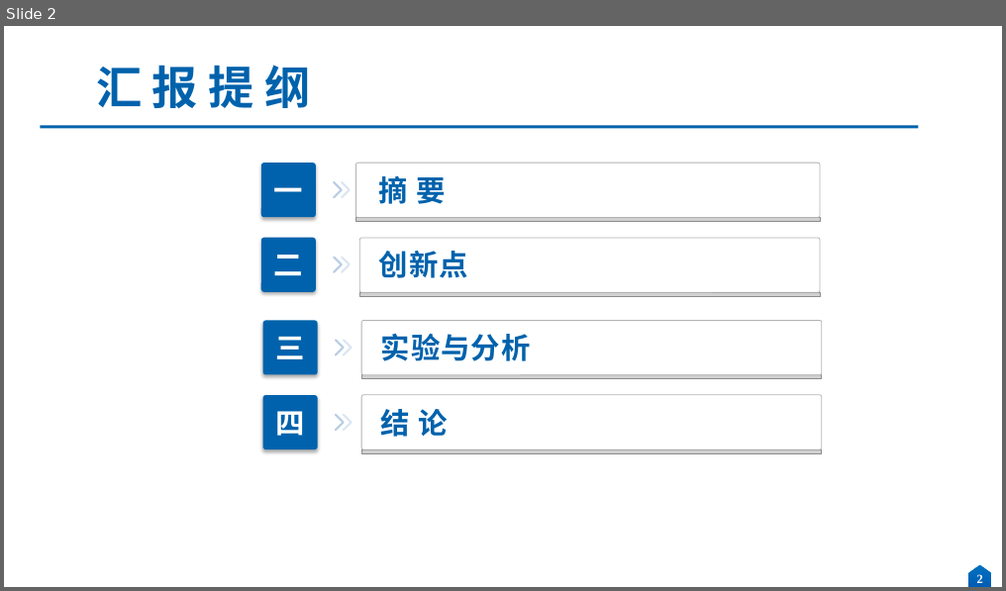
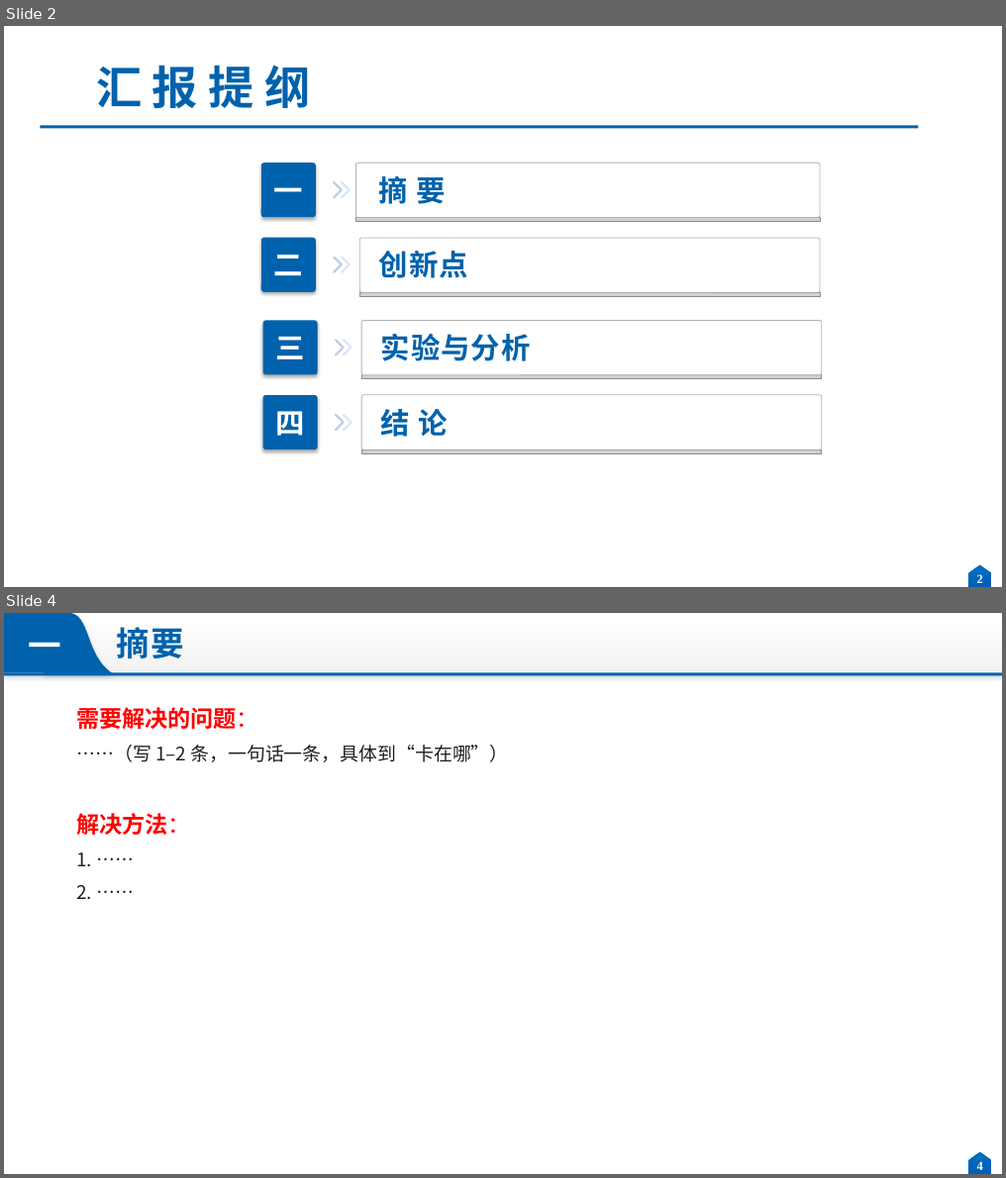
Before and after one commit to JohnJiahao/group-meeting-presentation-ppt, a slide deck: assets/template.pptx. Shown one above the other, each under a label of ours: slide 2 before the commit, slides 2 and 4 after it; the slides between them are not shown. The pictures are 1006x591 and 1006x1178 pixels, drawn with LibreOffice and Linux fonts; fonts in the diff are those of the drawing; grey boxes stand for pictures. Boxes give left, top, right and bottom in pixels: in the first picture for what was removed or moved away, otherwise in the second. Text is boxed around its words. In the diff, an @@ line names an element or a change of style, - is before the commit and + after.

Commit message:
fix: cleaner slide layout from user feedback
- template: abstract split into two pages (abstract / problems+solutions with red subheads)
- template: header renamed to 创新点, titles 创新点N：, framework page first without a number
- template: 老问题/创新做法/解决了什么问题 labels bold + highlighted
- template: move experiment titles down so they no longer collide with the header band
- docs: page budget 18 slides, layout coordinates, checklist items

```diff
--- a/assets/template.pptx
+++ b/assets/template.pptx
@@ slide 4 added at [4, 613, 1002, 1174], background #FFFFFF; not listed: 1 template element that a slide beside it also shows @@
@@ rectangle added at [4, 613, 1002, 676], fill gradient #FFFFFF to #F2F2F2 @@
@@ rectangle added at [4, 613, 57, 672], fill #0062AC @@
@@ text added at [29, 642, 62, 647], 32 pt, text #FFFFFF, bold @@
+一
@@ freeform shape added at [45, 613, 113, 674], fill #0062AC @@
@@ title added at [117, 627, 184, 659], 32 pt, text #0062AC, bold @@
+摘要
@@ rectangle added at [4, 672, 1002, 676], fill #0062AC @@
@@ text added at [76, 707, 508, 899], 18 pt, text #1C1F23 @@
+需要解决的问题：
+……（写 1–2 条，一句话一条，具体到“卡在哪”）
+解决方法：
+1. ……
+2. ……
@@ page number added at [977, 1161, 983, 1170], 12 pt, text #FFFFFF, bold @@
+4
```
Also in this commit, not shown: 14 slides changed, 4 other files.
